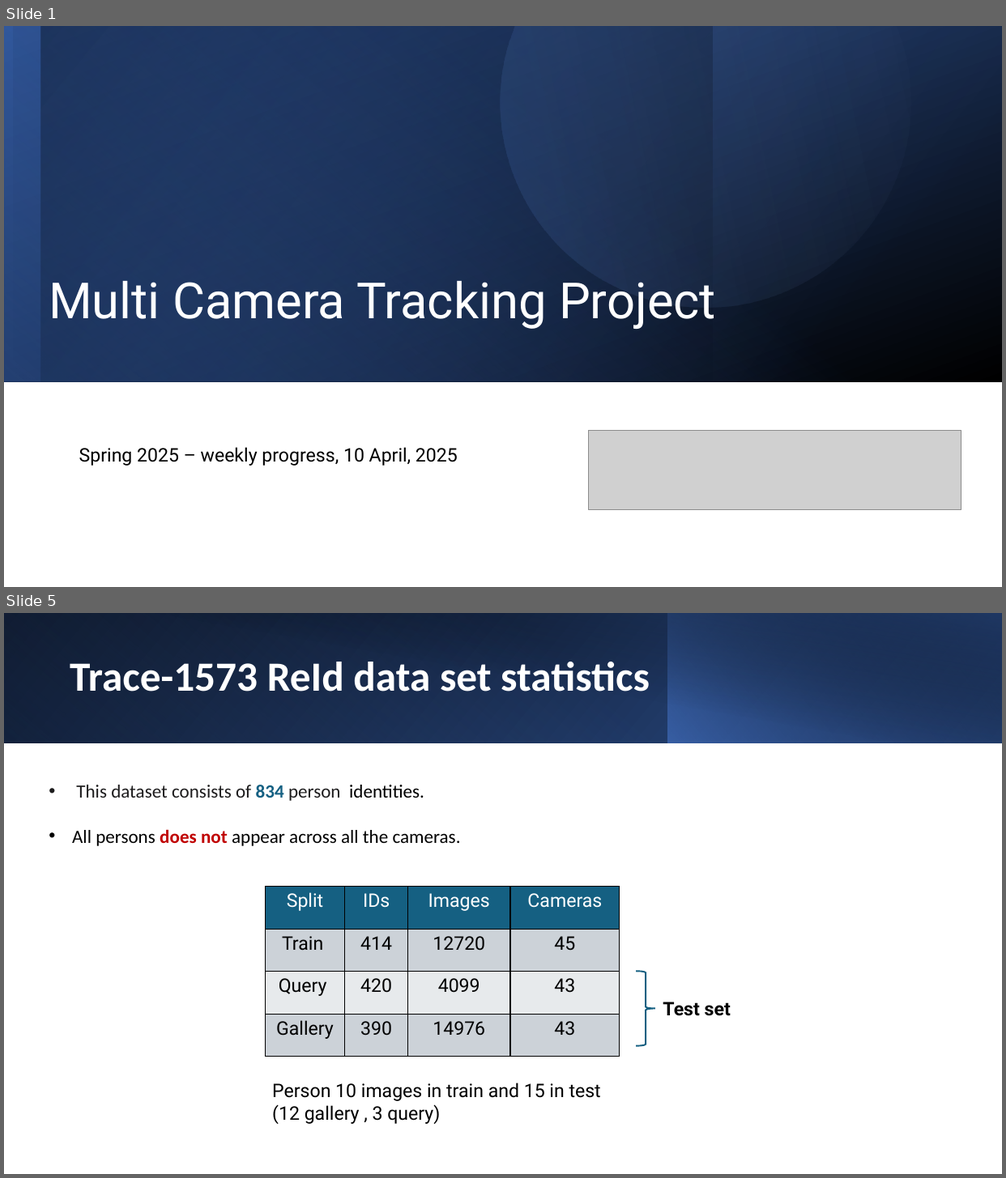
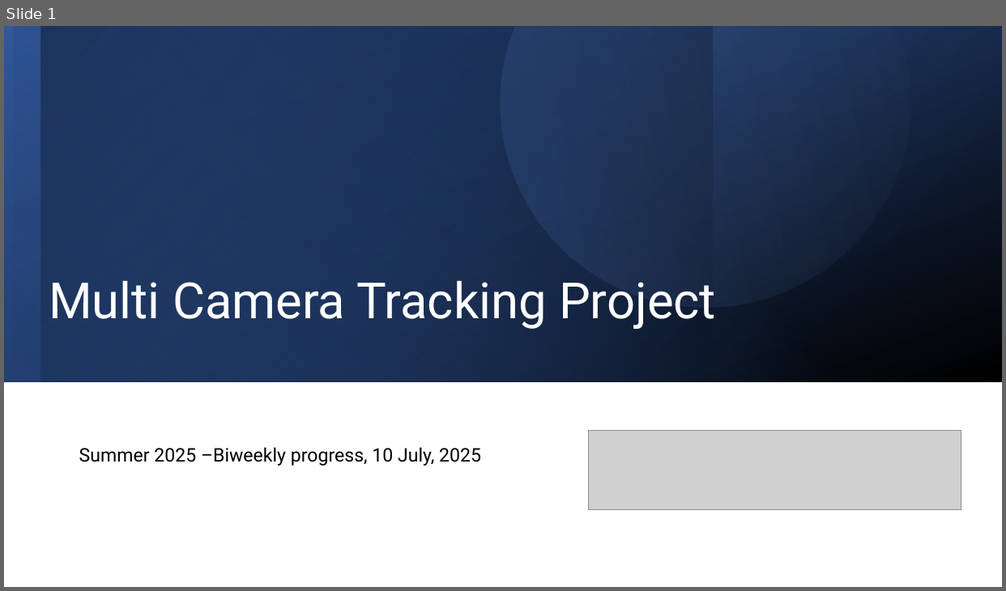
Before and after one commit to ManishGovind/transfer, a slide deck: Temp.pptx. Shown one above the other, each under a label of ours: slides 1 and 5 before the commit, slide 1 after it; the slides between them are not shown. The pictures are 1006x1178 and 1006x591 pixels, drawn with LibreOffice and Linux fonts; fonts in the diff are those of the drawing; grey boxes stand for pictures. Boxes give left, top, right and bottom in pixels: in the first picture for what was removed or moved away, otherwise in the second. Text is boxed around its words. In the diff, an @@ line names an element or a change of style, - is before the commit and + after.

Commit message:
Added 10 July updates

```diff
--- a/Temp.pptx
+++ b/Temp.pptx
@@ slide 5 removed at [4, 613, 1002, 1174], background #FFFFFF @@
@@ rectangle removed at [4, 613, 1002, 743] @@
@@ rectangle removed at [4, 613, 669, 743] @@
@@ rectangle removed at [41, 613, 1002, 744] @@
@@ rectangle removed at [668, 613, 1002, 743] @@
@@ title removed at [70, 662, 650, 692] @@
-Trace-1573 ReId data set statistics
@@ text removed at [72, 785, 461, 846] @@
-• This dataset consists of 834 person identities.
-• All persons does not appear across all the cameras.
@@ table removed at [266, 886, 620, 1056], 4 rows, 4 columns @@
-Split | IDs | Images | Cameras
-Train | 414 | 12720 | 45
-Query | 420 | 4099 | 43
-Gallery | 390 | 14976 | 43
@@ right brace removed at [636, 972, 655, 1046] @@
@@ text removed at [663, 1002, 731, 1016] @@
-Test set
@@ text removed at [272, 1083, 601, 1124] @@
-Person 10 images in train and 15 in test (12 gallery , 3 query)
@@ slide 1 changed as well @@
@@ text at [79, 447, 481, 466]: text changed @@
-Spring 2025 – weekly progress, 10 April, 2025
+Summer 2025 –Biweekly progress, 10 July, 2025
```
Also in this commit, not shown: 1 other slide changed, 21 slides added, 21 other slides removed.
